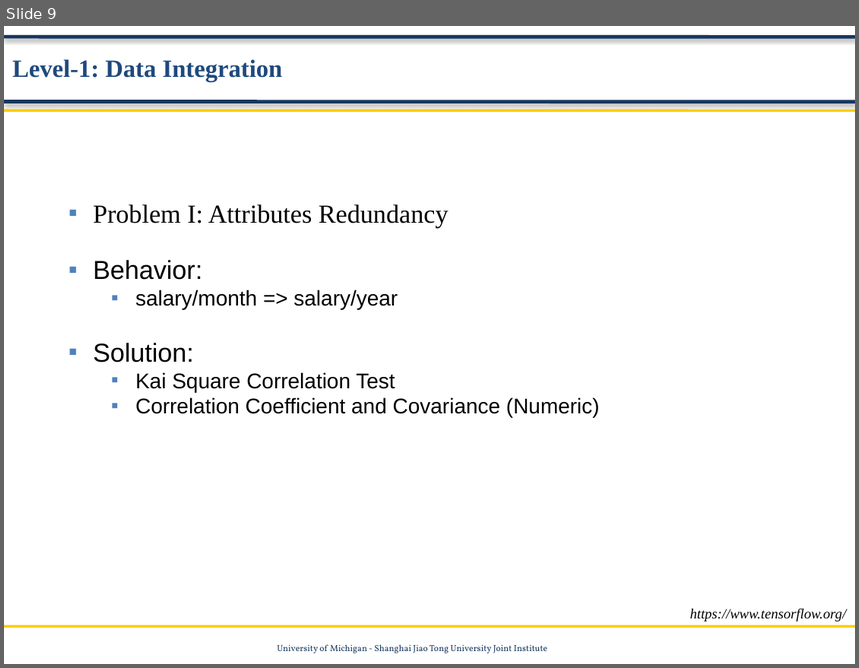
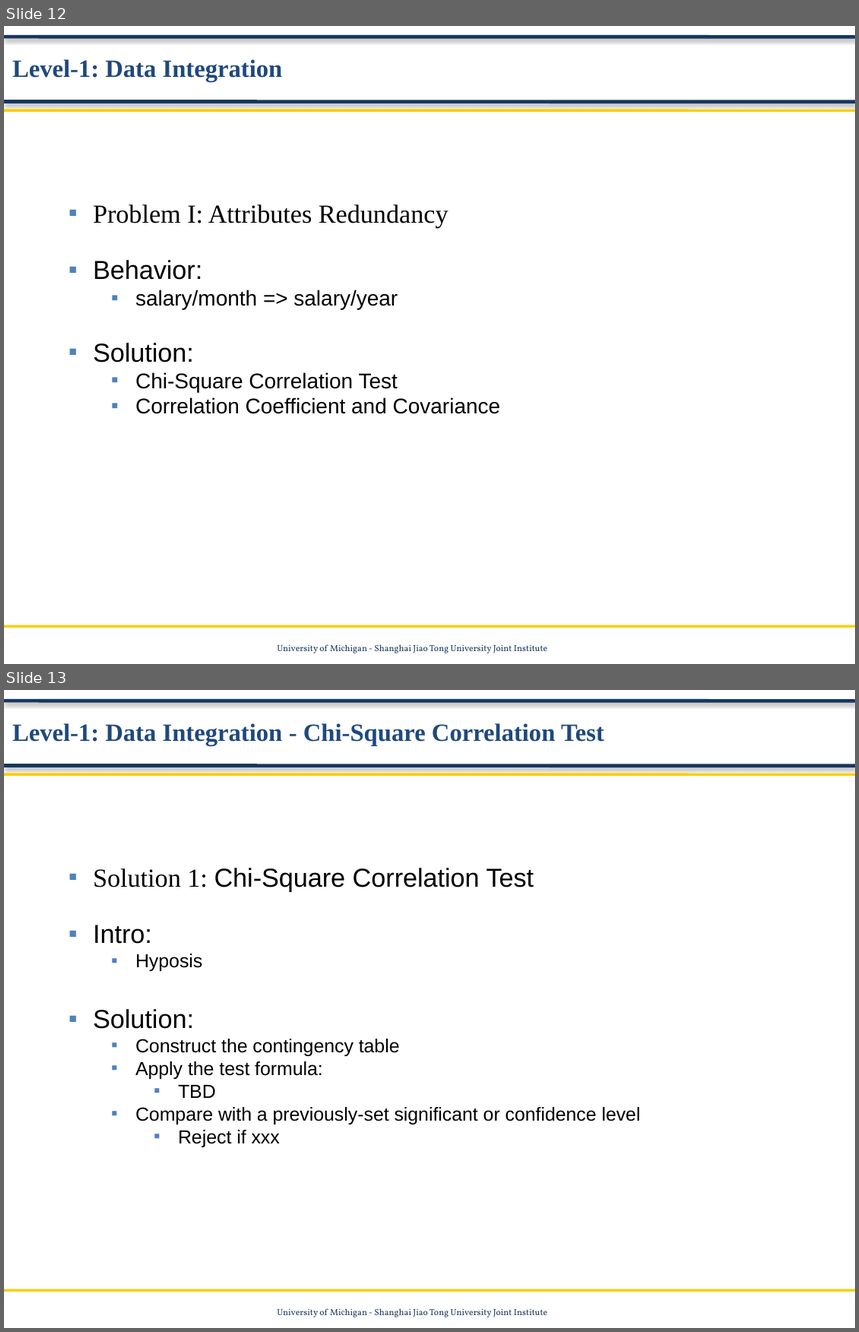
Before and after one commit to Data-Mining-UMJI/Data-Storage-Under-Revise, a slide deck: Preprocessing/Data Preprocessing.pptx. Shown one above the other, each under a label of ours: slide 9 before the commit, slides 12 and 13 after it. The pictures are 859x668 and 859x1332 pixels, drawn with LibreOffice and Linux fonts; fonts in the diff are those of the drawing; background and template pictures are left out. Boxes give left, top, right and bottom in pixels: in the first picture for what was removed or moved away, otherwise in the second. Text is boxed around its words. In the diff, an @@ line names an element or a change of style, - is before the commit and + after.

```diff
--- a/Preprocessing/Data Preprocessing.pptx
+++ b/Preprocessing/Data Preprocessing.pptx
@@ slide 13 added at (4, 690, 855, 1328), background #FFFFFF; not listed: 5 template elements that a slide beside it also shows @@
@@ text added at (12, 723, 604, 746), 21 pt, text #1F497D, bold @@
+Level-1: Data Integration - Chi-Square Correlation Test
@@ text added at (93, 868, 641, 1148), 16 pt, text #000000 @@
+■ Solution 1: Chi-Square Correlation Test
+■ Intro:
+  ■ Hyposis
+■ Solution:
+  ■ Construct the contingency table
+  ■ Apply the test formula:
+    ■ TBD
+  ■ Compare with a previously-set significant or confidence level
+    ■ Reject if xxx
@@ what was slide 9 is now slide 12 @@
@@ slide 12 changed as well @@
@@ text at (135, 373, 501, 414): text changed @@
-  ■ Kai Square Correlation Test
-  ■ Correlation Coefficient and Covariance (Numeric)
+  ■ Chi-Square Correlation Test
+  ■ Correlation Coefficient and Covariance
@@ text removed at (690, 609, 847, 622) @@
-https://www.tensorflow.org/
```
Also in this commit, not shown: 10 other slides changed, 13 other slides added, 1 slide removed, 2 other files.
